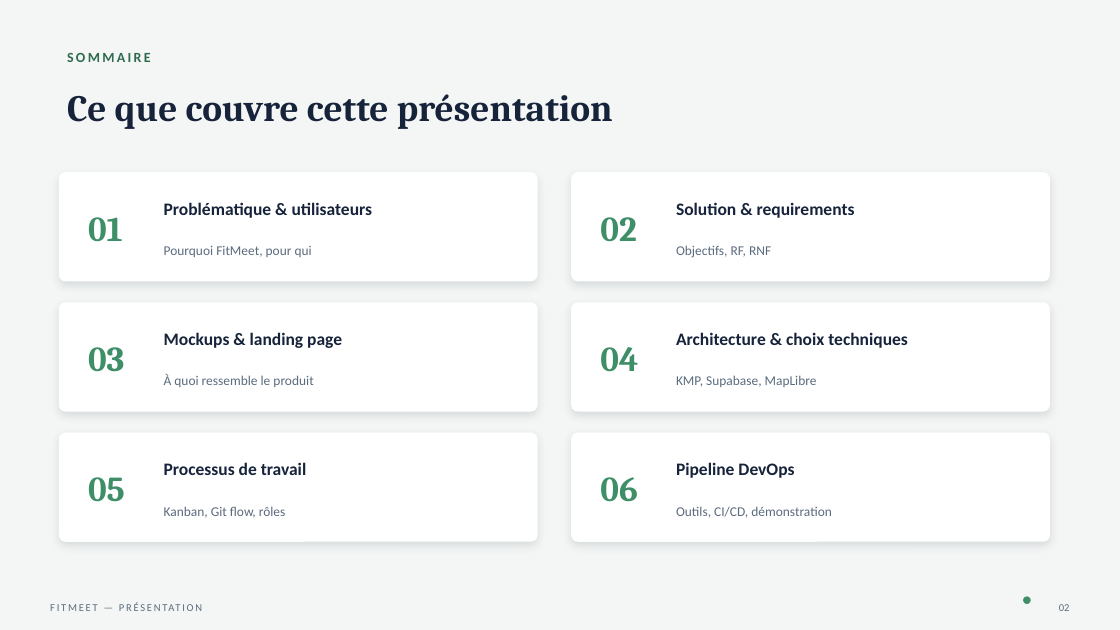
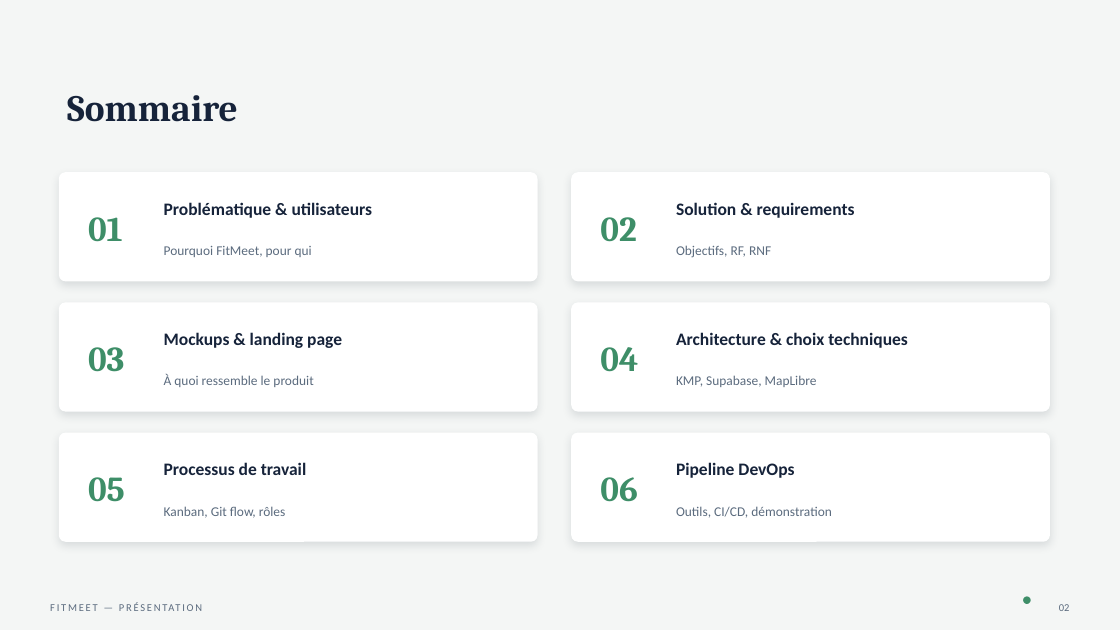
Before and after one commit to mircoprofico/FitMeet, a slide deck: slide 2 of presentation_w1/FitMeet_Presentation.pptx. Drawn at 1120x630 pixels with LibreOffice and Linux fonts; fonts in the diff are those of the drawing. Boxes give left, top, right and bottom in pixels: in the first picture for what was removed or moved away, otherwise in the second. Text is boxed around its words. In the diff, an @@ line names an element or a change of style, - is before the commit and + after.

```diff
--- a/presentation_w1/FitMeet_Presentation.pptx
+++ b/presentation_w1/FitMeet_Presentation.pptx
@@ text removed at (67, 53, 151, 62) @@
-SOMMAIRE
@@ text at (67, 95, 238, 122): text changed @@
-Ce que couvre cette présentation
+Sommaire
```
Also in this commit, not shown: 9 other slides changed, 3 slides added, 6 slides removed, 4 other files.
